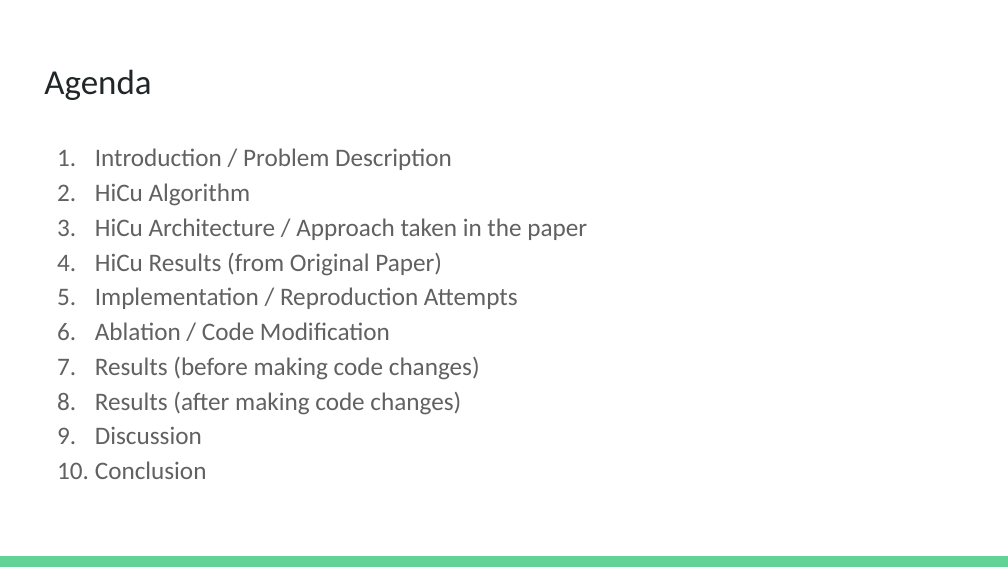
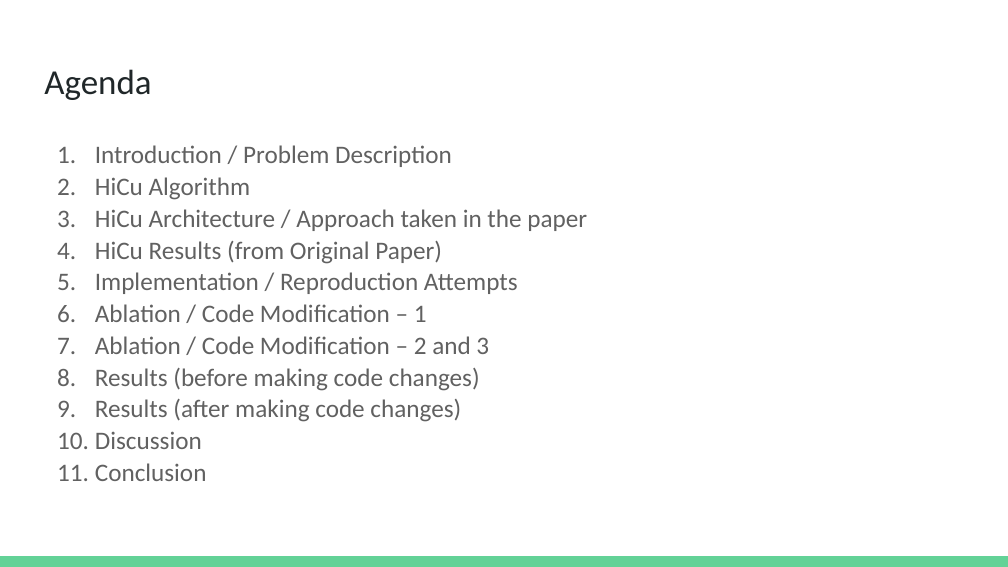
Before and after one commit to dbiswas0605/MCS-DS-CS598-DLH-HiCu, a slide deck: slide 2 of Presentation/CS598 DL4H Project Presentation.pptx. Drawn at 1008x567 pixels with LibreOffice and Linux fonts; fonts in the diff are those of the drawing. Boxes give left, top, right and bottom in pixels: in the first picture for what was removed or moved away, otherwise in the second. Text is boxed around its words. In the diff, an @@ line names an element or a change of style, - is before the commit and + after.

Commit message:
updated agenda to match the titles

```diff
--- a/Presentation/CS598 DL4H Project Presentation.pptx
+++ b/Presentation/CS598 DL4H Project Presentation.pptx
@@ text at bbox=[95, 145, 587, 481]: line spacing 1.15 to 1.05 @@
@@ text at bbox=[95, 304, 489, 354]: text changed @@
-6. Ablation / Code Modification
+6. Ablation / Code Modification – 1
+7. Ablation / Code Modification – 2 and 3
```
